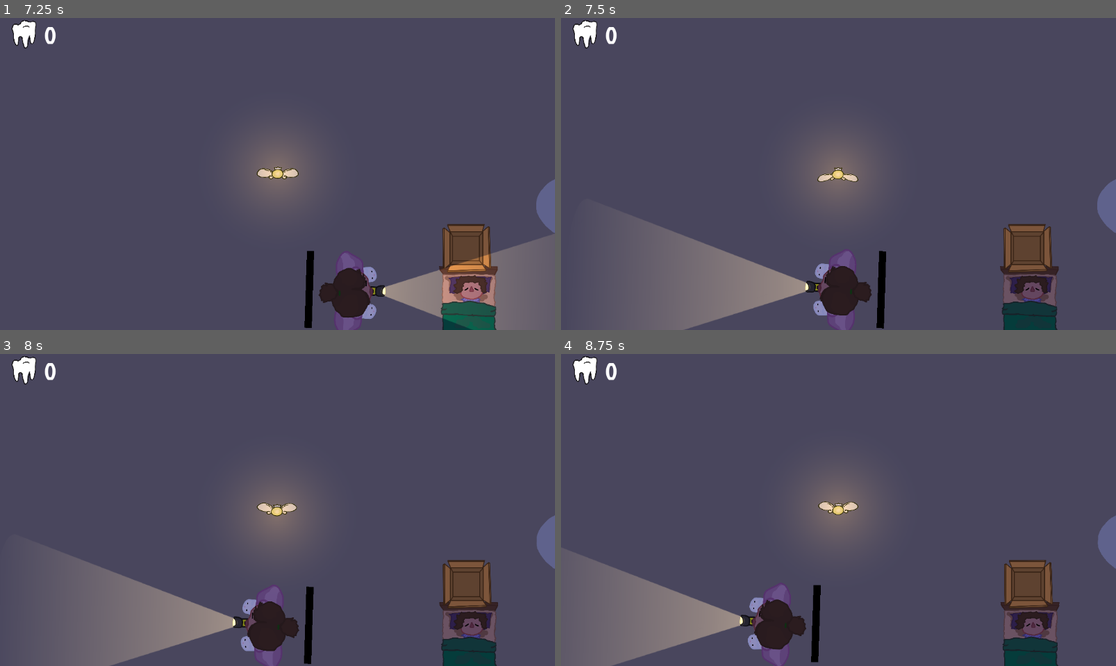
Above: before the commit, frames 1-4 (two rows, left to right).
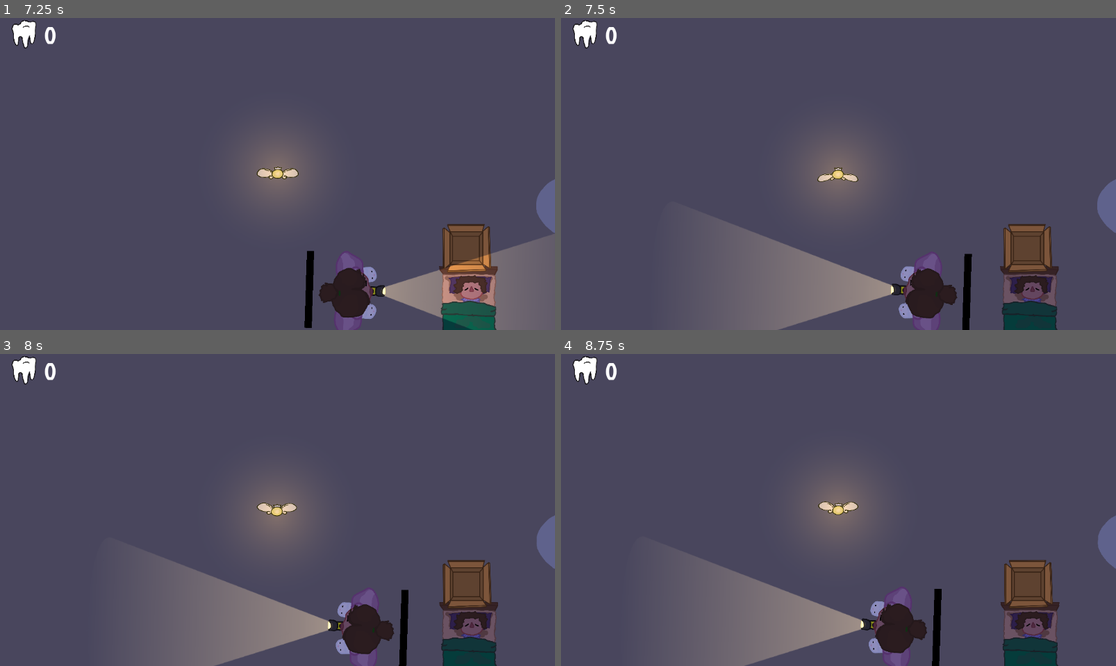
Above: after the commit, the same moments.

Repository: Cthulhu5227/Collector_videogame
Game: Godot game, scene res://level.tscn
Same seed, same stepped clock (60 frames per second), same inputs: the game is played once before the commit and once after it. This scene is started directly instead of the project's main scene.
Inputs (mouse positions are in pixels of both pictures, inside the frame that each line leads up to):
- Up to frame 1 (7.25 s): tap Enter at 0.5 s; move the mouse to (399, 158) at 0.52 s; hold Right 0.53-1.28 s; hold E (interact) 0.53-1.28 s; click (399, 158) at 0.67 s; tap Space at 0.77, 1.52, 3.02, 3.77, 4.52, 6.02, 6.77 s; move the mouse to (166, 189) at 1.27 s; hold Down 1.28-2.03 s; tap E (interact) every 1.5 s from 1.35 to 5.85 s; move the mouse to (333, 105) at 2.02 s; hold Right 2.03-2.78 s; hold E (interact) 2.03-2.78 s; move the mouse to (249, 236) at 2.77 s; hold Up 2.78-3.53 s; click (249, 236) at 2.92 s; move the mouse to (444, 220) at 3.52 s; hold E (interact) 3.53-4.28 s; hold Left 3.53-5.03 s; move the mouse to (111, 127) at 4.27 s; move the mouse to (305, 174) at 5.02 s; hold Down 5.03-5.78 s; hold E (interact) 5.03-5.78 s; click (305, 174) at 5.17 s; move the mouse to (194, 96) at 5.77 s; hold Right 5.78-6.53 s; move the mouse to (399, 158) at 6.52 s; hold Up from 6.53 s (still down); hold E (interact) from 6.53 s (still down)
- Up to frame 2 (7.5 s): tap Space at 7.25 s; move the mouse to (727, 189) at 7.27 s; release Up at 7.28 s; release E (interact) at 7.28 s; hold Right from 7.28 s (still down); tap E (interact) at 7.35 s; click (727, 189) at 7.42 s
- Up to frame 3 (8 s): keep holding Right; tap Space at 7.52 s
- Up to frame 4 (8.75 s): move the mouse to (894, 441) at 8.02 s; release Right at 8.03 s; hold Down from 8.03 s (still down); hold E (interact) from 8.03 s (still down)

Frame 1 is identical in both runs. In frame 2, 13% of the frame differs, in the area x 13-75%, y 64-100%; in frame 3, 14%; in frame 4, 14%, in the area x 1-69%, y 63-100%.

Commit message:
update enemy

Diff:
--- a/enemy.gd
+++ b/enemy.gd
@@ -87,8 +87,7 @@
 		if remaining_time <= 0.0:
 			enemy_sprite.stop()
 			scale.x *= -1
-			position.y *= -1
-			progress_ratio += progress_ratio_speed
+			progress_ratio = clamp(progress_ratio, MIN_PROGRESS_RATIO, MAX_PROGRESS_RATIO)
 			remaining_time = 0.0
 			walking_pause = 0.5
 	elif progress_ratio >= MAX_PROGRESS_RATIO || progress_ratio <= MIN_PROGRESS_RATIO:
@@ -135,7 +134,7 @@
 
 	sus_meter = max(sus_meter - SUS_RATE * delta, 0.0)
 	if sus_meter == 0.0:
-		walking_pause = 0.2
+		walking_pause = 0.5
 		return_to_path = true
 
 func _return_to_path(delta):
Not shown: 1 places in enemy.tscn that only renumber resources
